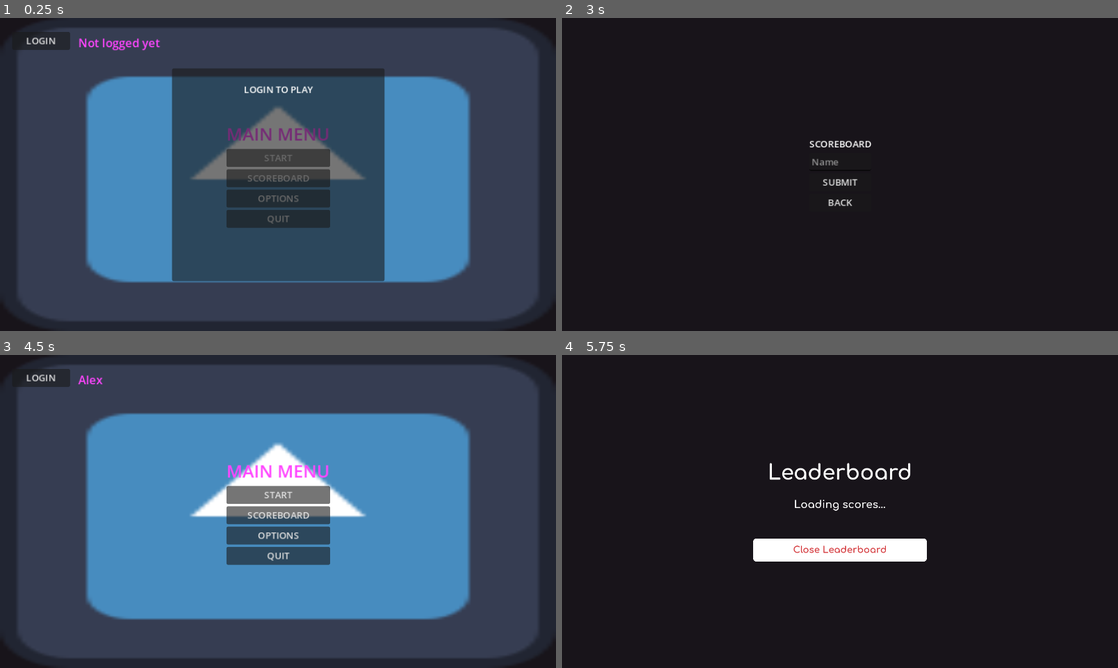
Above: before the commit, frames 1-4 (two rows, left to right).
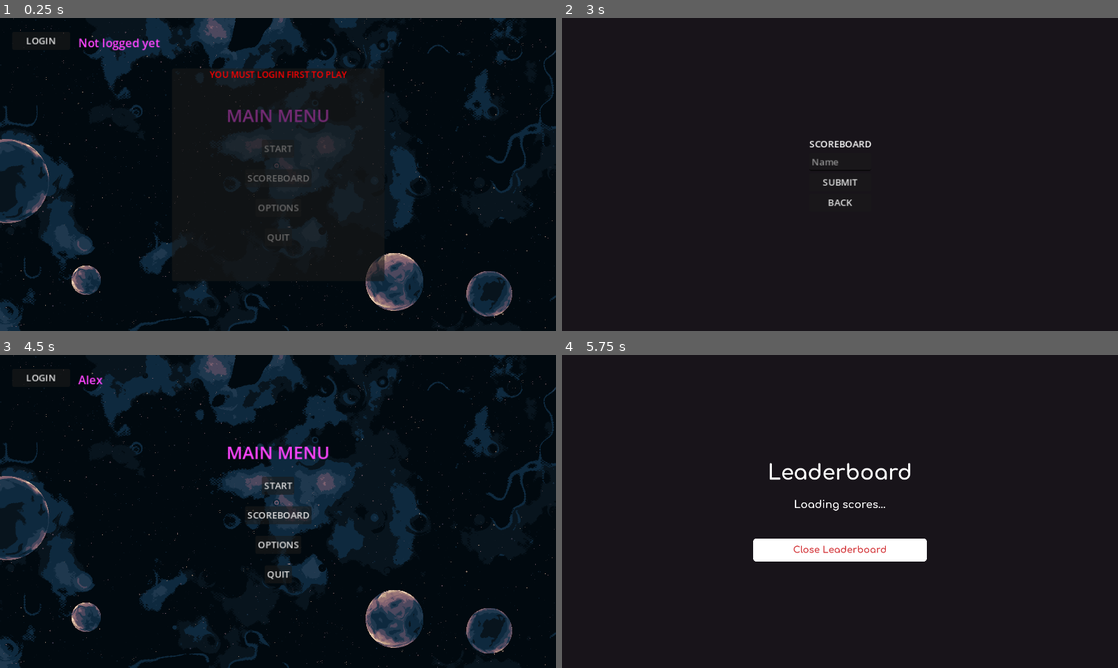
Above: after the commit, the same moments.

Repository: GabrielAlvarez-IESn1/TFG_Godot
Game: Godot game, scene res://Scenes/MainMenu.tscn
Two runs of this game, one before a commit and one after it. Both use one fixed random seed, a clock stepped at 60 frames per second and the inputs below. The engine's default icon, where the game draws it, is replaced by a stand-in: a white triangle on a blue panel in a dark square.
Inputs (mouse positions are in pixels of both pictures, inside the frame that each line leads up to):
- Up to frame 1 (0.25 s): no input
- Up to frame 2 (3 s): click "START" at 0.5 s; click "START" at 1.25 s; click "SCOREBOARD" at 2 s; click "LOGIN" at 2.75 s
- Up to frame 3 (4.5 s): click (278, 498) at 3.52 s; type "Alex" at 3.6 s; click "SUBMIT" at 4.25 s
- Up to frame 4 (5.75 s): click "SCOREBOARD" at 5 s

The runs differ from the first frame. In frame 1, 95% of the frame differs, in the area x 0-100%, y 0-100%; in frame 2, nothing differs; in frame 3, 96%; in frame 4, nothing differs.

Commit message:
Added parallax background

Diff:
--- a/Prefabs/GUI.tscn
+++ b/Prefabs/GUI.tscn
@@ -1,16 +1,19 @@
-[gd_scene load_steps=7 format=3 uid="uid://omwosk1a6l4l"]
+[gd_scene load_steps=8 format=3 uid="uid://omwosk1a6l4l"]
 
 [ext_resource type="Script" path="res://Scripts/GUIController.gd" id="1_65sgt"]
 [ext_resource type="Texture2D" uid="uid://cu2nvskgdahk7" path="res://Assets/Sprites/ShielaCards/card_fire.png" id="1_julbh"]
 [ext_resource type="Texture2D" uid="uid://c1ac1et8jnw11" path="res://Assets/Sprites/ShielaCards/card_lightning.png" id="2_eq2hx"]
 [ext_resource type="Texture2D" uid="uid://1pya03rman3o" path="res://Assets/Sprites/ShielaCards/card_plant.png" id="3_oegqi"]
 [ext_resource type="Texture2D" uid="uid://cbkttfjiyfemp" path="res://Assets/Sprites/ShielaCards/card_water.png" id="4_6o4wd"]
+[ext_resource type="PackedScene" uid="uid://cxpbwu6k8mdhg" path="res://Prefabs/parallax_background.tscn" id="6_1gslb"]
 
 [sub_resource type="StyleBoxFlat" id="StyleBoxFlat_nhh8i"]
 bg_color = Color(0, 0, 0, 0.501961)
 
 [node name="GUI" type="CanvasLayer"]
 script = ExtResource("1_65sgt")
+
+[node name="ParallaxBackground" parent="." instance=ExtResource("6_1gslb")]
 
 [node name="Panels" type="Control" parent="."]
 layout_mode = 3
--- a/Prefabs/Player.tscn
+++ b/Prefabs/Player.tscn
@@ -48,6 +48,7 @@
 [ext_resource type="Texture2D" uid="uid://cmrjxp6ew50kp" path="res://Assets/Sprites/DarkSamuraiAssetsFRAMES/SecondAttack02.png" id="32_p3jhi"]
 [ext_resource type="AnimationNodeStateMachine" uid="uid://b8cxmilvn0d18" path="res://Animators/PlayerStateAnimator.tres" id="33_ys3hb"]
 [ext_resource type="Script" path="res://Scripts/Hitbox.gd" id="47_dr48a"]
+[ext_resource type="PackedScene" uid="uid://omwosk1a6l4l" path="res://Prefabs/GUI.tscn" id="49_xvaob"]
 
 [sub_resource type="SpriteFrames" id="SpriteFrames_0y456"]
 animations = [{
@@ -521,7 +522,7 @@
 sprite_frames = SubResource("SpriteFrames_0y456")
 animation = &"Spawn"
 autoplay = "Idle"
-frame = 2
+frame = 13
 
 [node name="CollisionShape2D" type="CollisionShape2D" parent="." groups=["Player"]]
 visible = false
@@ -583,4 +584,6 @@
 editor_draw_limits = true
 editor_draw_drag_margin = true
 
+[node name="GUI" parent="." instance=ExtResource("49_xvaob")]
+
 [connection signal="area_entered" from="HitboxArea" to="HitboxArea" method="_on_area_entered"]
--- /dev/null
+++ b/Prefabs/parallax_background.tscn
@@ -0,0 +1,95 @@
+[gd_scene load_steps=7 format=3 uid="uid://cxpbwu6k8mdhg"]
+
+[ext_resource type="Texture2D" uid="uid://c6hi1vqwtc830" path="res://Assets/Sprites/SpaceBackground/parallax-space-backgound.png" id="1_nfgvy"]
+[ext_resource type="Texture2D" uid="uid://26cr52lm2chi" path="res://Assets/Sprites/SpaceBackground/parallax-space-ring-planet.png" id="2_bjwmt"]
+[ext_resource type="Texture2D" uid="uid://cgs4gw0br135s" path="res://Assets/Sprites/SpaceBackground/parallax-space-stars.png" id="3_4ig87"]
+[ext_resource type="Texture2D" uid="uid://206rr7fywph7" path="res://Assets/Sprites/SpaceBackground/parallax-space-far-planets.png" id="3_atnpt"]
+[ext_resource type="Texture2D" uid="uid://xrkqnsntlpj0" path="res://Assets/Sprites/SpaceBackground/parallax-space-big-planet.png" id="4_pf7ne"]
+
+[sub_resource type="GDScript" id="GDScript_3h6kg"]
+script/source = "extends ParallaxBackground
+
+func _process(delta):
+	scroll_offset.x -= 40 * delta
+"
+
+[node name="ParallaxBackground" type="ParallaxBackground"]
+scroll_offset = Vector2(450, 0)
+script = SubResource("GDScript_3h6kg")
+
+[node name="Parallax-space-background" type="Sprite2D" parent="."]
+position = Vector2(480, 270)
+scale = Vector2(3.52941, 3.375)
+texture = ExtResource("1_nfgvy")
+metadata/_edit_lock_ = true
+
+[node name="ParallaxLayer3" type="ParallaxLayer" parent="."]
+motion_scale = Vector2(0.05, 0.05)
+motion_mirroring = Vector2(960, 540)
+
+[node name="Parallax-space-ring-planet" type="Sprite2D" parent="ParallaxLayer3"]
+position = Vector2(493, 99)
+scale = Vector2(1.06373, 1.06373)
+texture = ExtResource("2_bjwmt")
+
+[node name="Parallax-space-ring-planet2" type="Sprite2D" parent="ParallaxLayer3"]
+position = Vector2(860, 303)
+rotation = 0.364191
+scale = Vector2(1.13151, 1.13151)
+texture = ExtResource("2_bjwmt")
+
+[node name="Parallax-space-ring-planet3" type="Sprite2D" parent="ParallaxLayer3"]
+position = Vector2(191, 353)
+rotation = -0.679118
+scale = Vector2(1.20362, 1.20362)
+texture = ExtResource("2_bjwmt")
+
+[node name="Parallax-space-stars" type="Sprite2D" parent="ParallaxLayer3"]
+position = Vector2(439.5, 221)
+rotation = -2.09963
+scale = Vector2(1.3125, 1.3125)
+texture = ExtResource("3_4ig87")
+
+[node name="ParallaxLayer2" type="ParallaxLayer" parent="."]
+motion_scale = Vector2(0.1, 0.1)
+motion_mirroring = Vector2(960, 540)
+
+[node name="Parallax-space-far-planets" type="Sprite2D" parent="ParallaxLayer2"]
+position = Vector2(613, 412)
+scale = Vector2(1.41875, 1.41875)
+texture = ExtResource("3_atnpt")
+
+[node name="Parallax-space-far-planets2" type="Sprite2D" parent="ParallaxLayer2"]
+position = Vector2(232, 118)
+rotation = -0.628847
+scale = Vector2(1.07518, 1.07518)
+texture = ExtResource("3_atnpt")
+
+[node name="Parallax-space-stars" type="Sprite2D" parent="ParallaxLayer2"]
+position = Vector2(474, 260)
+rotation = -2.90257
+scale = Vector2(2.45625, 2.45625)
+texture = ExtResource("3_4ig87")
+
+[node name="ParallaxLayer" type="ParallaxLayer" parent="."]
+motion_scale = Vector2(0.2, 0.2)
+motion_mirroring = Vector2(960, 540)
+
+[node name="parallax-space-big-planet" type="Sprite2D" parent="ParallaxLayer"]
+position = Vector2(123, 220)
+texture = ExtResource("4_pf7ne")
+
+[node name="parallax-space-big-planet2" type="Sprite2D" parent="ParallaxLayer"]
+position = Vector2(741, 114)
+scale = Vector2(1.92816, 1.92816)
+texture = ExtResource("4_pf7ne")
+
+[node name="parallax-space-big-planet3" type="Sprite2D" parent="ParallaxLayer"]
+position = Vector2(339, 446)
+scale = Vector2(1.54741, 1.54741)
+texture = ExtResource("4_pf7ne")
+
+[node name="Parallax-space-stars" type="Sprite2D" parent="ParallaxLayer"]
+position = Vector2(477.4, 270)
+scale = Vector2(3.375, 3.375)
+texture = ExtResource("3_4ig87")
--- a/Scenes/MainMenu.tscn
+++ b/Scenes/MainMenu.tscn
@@ -1,7 +1,7 @@
 [gd_scene load_steps=3 format=3 uid="uid://bd3k5a7t5fqsl"]
 
 [ext_resource type="Script" path="res://Scripts/MainMenu.gd" id="1_41xrh"]
-[ext_resource type="Texture2D" uid="uid://dgfw8rhjdb17t" path="res://Assets/Sprites/icon.svg" id="2_h0wyy"]
+[ext_resource type="Texture2D" uid="uid://cp5arcx8bfd7g" path="res://Assets/Sprites/space_background.png" id="2_i4bub"]
 
 [node name="MainMenu" type="Control"]
 layout_mode = 3
@@ -16,7 +16,8 @@
 layout_mode = 0
 offset_right = 960.0
 offset_bottom = 540.0
-texture = ExtResource("2_h0wyy")
+texture = ExtResource("2_i4bub")
+expand_mode = 3
 
 [node name="VBoxContainer" type="VBoxContainer" parent="."]
 layout_mode = 1
@@ -31,6 +32,7 @@
 offset_bottom = 81.5
 grow_horizontal = 2
 grow_vertical = 2
+theme_override_constants/separation = 20
 
 [node name="Title" type="Label" parent="VBoxContainer"]
 layout_mode = 2
@@ -42,18 +44,22 @@
 
 [node name="StartButton" type="Button" parent="VBoxContainer"]
 layout_mode = 2
+size_flags_horizontal = 4
 text = "START"
 
 [node name="ScoreboardButton" type="Button" parent="VBoxContainer"]
 layout_mode = 2
+size_flags_horizontal = 4
 text = "SCOREBOARD"
 
 [node name="OptionsButton" type="Button" parent="VBoxContainer"]
 layout_mode = 2
+size_flags_horizontal = 4
 text = "OPTIONS"
 
 [node name="QuitButton" type="Button" parent="VBoxContainer"]
 layout_mode = 2
+size_flags_horizontal = 4
 text = "QUIT"
 
 [node name="Login" type="Control" parent="."]
@@ -99,8 +105,9 @@
 layout_mode = 2
 size_flags_horizontal = 4
 size_flags_vertical = 0
-text = "
-LOGIN TO PLAY"
+theme_override_colors/font_color = Color(1, 0, 0, 1)
+theme_override_font_sizes/font_size = 15
+text = "YOU MUST LOGIN FIRST TO PLAY"
 
 [connection signal="pressed" from="VBoxContainer/StartButton" to="." method="_on_start_button_pressed"]
 [connection signal="pressed" from="VBoxContainer/ScoreboardButton" to="." method="_on_scoreboard_button_pressed"]
--- a/Scenes/OptionsMenu.tscn
+++ b/Scenes/OptionsMenu.tscn
@@ -10,6 +10,8 @@
 anchor_bottom = 1.0
 grow_horizontal = 2
 grow_vertical = 2
+size_flags_horizontal = 4
+size_flags_vertical = 4
 script = ExtResource("1_itfsy")
 
 [node name="VBoxContainer" type="VBoxContainer" parent="."]
@@ -19,24 +21,73 @@
 anchor_top = 0.5
 anchor_right = 0.5
 anchor_bottom = 0.5
-offset_left = -39.5
-offset_top = -50.5
-offset_right = 39.5
-offset_bottom = 50.5
+offset_left = -100.0
+offset_top = -105.5
+offset_right = 100.0
+offset_bottom = 105.5
 grow_horizontal = 2
 grow_vertical = 2
+theme_override_constants/separation = 20
 
 [node name="Title" type="Label" parent="VBoxContainer"]
 layout_mode = 2
+size_flags_horizontal = 4
+size_flags_vertical = 1
+theme_override_colors/font_color = Color(1, 0.270588, 1, 1)
+theme_override_font_sizes/font_size = 30
 text = "OPTIONS MENU"
+
+[node name="MasterVolumeText" type="Label" parent="VBoxContainer"]
+layout_mode = 2
+size_flags_horizontal = 4
+size_flags_vertical = 1
+text = "Master volume"
+
+[node name="MasterVolumeSlider" type="HSlider" parent="VBoxContainer"]
+layout_mode = 2
+size_flags_vertical = 1
+max_value = 1.0
+step = 0.001
+value = 0.5
+
+[node name="MusicVolumeText" type="Label" parent="VBoxContainer"]
+layout_mode = 2
+size_flags_horizontal = 4
+size_flags_vertical = 1
+text = "Music in-game volume"
+
+[node name="MusicVolumeSlider" type="HSlider" parent="VBoxContainer"]
+layout_mode = 2
+size_flags_vertical = 1
+max_value = 1.0
+step = 0.001
+value = 0.5
+
+[node name="FXVolumeText" type="Label" parent="VBoxContainer"]
+layout_mode = 2
+size_flags_horizontal = 4
+size_flags_vertical = 1
+text = "Sound effects volume"
+
+[node name="FXVolumeSlider" type="HSlider" parent="VBoxContainer"]
+layout_mode = 2
+size_flags_vertical = 1
+max_value = 1.0
+step = 0.001
+value = 0.5
 
 [node name="BackButton" type="Button" parent="VBoxContainer"]
 layout_mode = 2
+size_flags_horizontal = 4
 text = "BACK"
 
 [node name="QuitButton" type="Button" parent="VBoxContainer"]
 layout_mode = 2
+size_flags_horizontal = 4
 text = "QUIT"
 
+[connection signal="value_changed" from="VBoxContainer/MasterVolumeSlider" to="." method="_on_master_volume_slider_value_changed"]
+[connection signal="value_changed" from="VBoxContainer/MusicVolumeSlider" to="." method="_on_music_volume_slider_value_changed"]
+[connection signal="value_changed" from="VBoxContainer/FXVolumeSlider" to="." method="_on_fx_volume_slider_value_changed"]
 [connection signal="pressed" from="VBoxContainer/BackButton" to="." method="_on_back_button_pressed"]
 [connection signal="pressed" from="VBoxContainer/QuitButton" to="." method="_on_quit_button_pressed"]
--- a/Scripts/OptionsMenu.gd
+++ b/Scripts/OptionsMenu.gd
@@ -5,3 +5,13 @@
 
 func _on_quit_button_pressed():
 	get_tree().quit()
+
+
+func _on_master_volume_slider_value_changed(value:float):
+	AudioServer.set_bus_volume_db(AudioServer.get_bus_index("Master"), linear_to_db(value))
+
+func _on_music_volume_slider_value_changed(value:float):
+	AudioPlayer.music_volume = linear_to_db(value)
+
+func _on_fx_volume_slider_value_changed(value:float):
+	AudioPlayer.fx_volume = linear_to_db(value)
--- a/Scripts/audio_player.gd
+++ b/Scripts/audio_player.gd
@@ -3,8 +3,8 @@
 const menu_music = preload("res://audio/menu_music.mp3")
 const level_music = preload("res://audio/level_music.mp3")
 
-var music_volume: float = -10.0
-var fx_volume: float = -10.0
+var music_volume: float = linear_to_db(0.5)
+var fx_volume: float = linear_to_db(0.5)
 
 func _play_music(music: AudioStream):
 	if stream == music:
--- /dev/null
+++ b/default_bus_layout.tres
@@ -0,0 +1,3 @@
+[gd_resource type="AudioBusLayout" format=3 uid="uid://b7w2n36unjcxk"]
+
+[resource]
--- a/project.godot
+++ b/project.godot
@@ -15,6 +15,10 @@
 config/features=PackedStringArray("4.2", "Forward Plus")
 config/icon="res://Assets/Sprites/icon.svg"
 
+[audio]
+
+buses/default_bus_layout=""
+
 [autoload]
 
 GlobalSignals="*res://Scripts/Globals/GlobalSignals.gd"
@@ -25,13 +29,14 @@
 SilentWolf="*res://Addons/silent_wolf/SilentWolf.gd"
 GlobalSw="*res://Scripts/Globals/GlobalSW.gd"
 GlobalData="*res://Scripts/Globals/GlobalData.gd"
-AudioPlayer="*res://Scenes/audio_player.tscn"
+AudioPlayer="*res://Prefabs/audio_player.tscn"
 
 [display]
 
 window/size/viewport_width=960
 window/size/viewport_height=540
 window/stretch/mode="canvas_items"
+window/vsync/vsync_mode=0
 window/defaults/default_clear_color=Color(0.184314, 0.270588, 0.313726, 1)
 
 [importer_defaults]
Binary file added: Assets/Sprites/SpaceBackground/parallax-space-backgound.png
Not shown, added: Assets/Sprites/SpaceBackground/parallax-space-backgound.png.import
Binary file added: Assets/Sprites/SpaceBackground/parallax-space-big-planet.png
Not shown, added: Assets/Sprites/SpaceBackground/parallax-space-big-planet.png.import
Binary file added: Assets/Sprites/SpaceBackground/parallax-space-far-planets.png
Not shown, added: Assets/Sprites/SpaceBackground/parallax-space-far-planets.png.import
Binary file added: Assets/Sprites/SpaceBackground/parallax-space-ring-planet.png
Not shown, added: Assets/Sprites/SpaceBackground/parallax-space-ring-planet.png.import
Binary file added: Assets/Sprites/SpaceBackground/parallax-space-stars.png
Not shown, added: Assets/Sprites/SpaceBackground/parallax-space-stars.png.import
Binary file added: Assets/Sprites/space_background.png
Not shown, added: Assets/Sprites/space_background.png.import
(and 3 more such lines)
